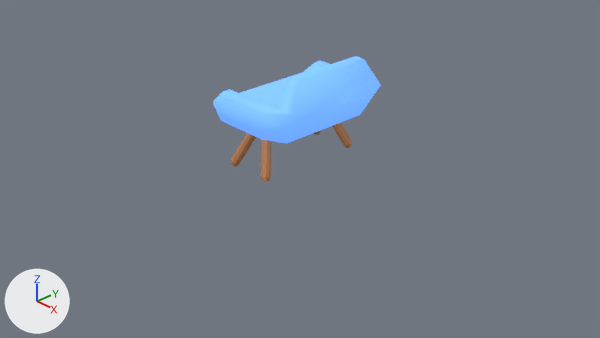
An edit to the Blender file maps/New styles/Dimensional/Andrea/1-seat Couch UV.blend, drawn before and after from the same camera.
Camera for both pictures: the file's camera 'Camera'. The axes (+X, +Y, +Z) are drawn at lower left. The lights are the same throughout.

The older version as bpy lines, for what is in view:
```python
me_plane_004 = bpy.data.meshes.new('Plane.004')
me_plane_004.from_pydata(...)  # 174 vertices, 151 faces; spans x -0.69..0.73, y -0.92..0.92, z 0.08..1.51
# faces by material slot: [71, 80]
me_plane_004.materials.append(mat_uppolstery_blue_002)  # blue #639bff
me_plane_004.materials.append(mat_medium_wood_011)  # orange #c4824e
ob_mod_chair_2 = bpy.data.objects.new('Mod Chair 2', me_plane_004)
ob_mod_chair_2.location = (0.0, 0.0, 0.0)
ob_mod_chair_2.visible_shadow = False
```
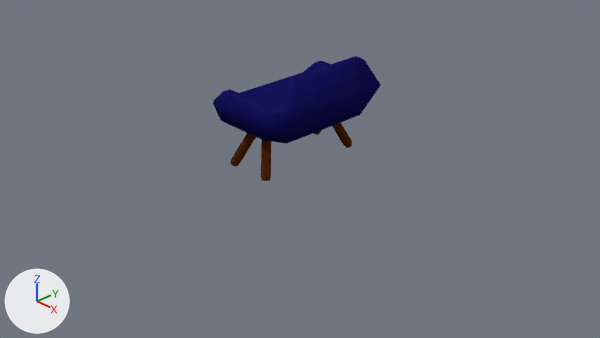
Pixel boxes [x1, y1, x2, y2] of what changed, in the pictures (600 x 338 px):
part 1 of me_plane_004, recoloured: [213, 56, 381, 144] in both
part 2 of me_plane_004, recoloured: [231, 123, 352, 181] in both

Edits to the bpy script that builds the scene:
```text
Add img_1_seat_couch_texture_png:
    img_1_seat_couch_texture_png = load_image('1-seat Couch Texture.png', '1-seat Couch Texture.png', 1024, 1024, 'sRGB')
Add mat_material:
    mat_material = principled_material('Material')
    mat_material.texture = img_1_seat_couch_texture_png
    mat_material.specular_ior_level = 0.0
Change me_plane_004:
    where me_plane_004.from_pydata(...)  # 174 vertices, 151 faces; spans x -0.69..0.73, y -0.92..0.92, z 0.08..1.51
    used by ob_mod_chair_2; location = (0.0, 0.0, 0.0)
    me_plane_004 part 1: all 71 faces that had it switch from mat_uppolstery_blue_002 (blue #639bff) to mat_material (picture img_1_seat_couch_texture_png)
    me_plane_004 part 2: all 80 faces that had it switch from mat_medium_wood_011 (orange #c4824e) to mat_material (picture img_1_seat_couch_texture_png)
```
